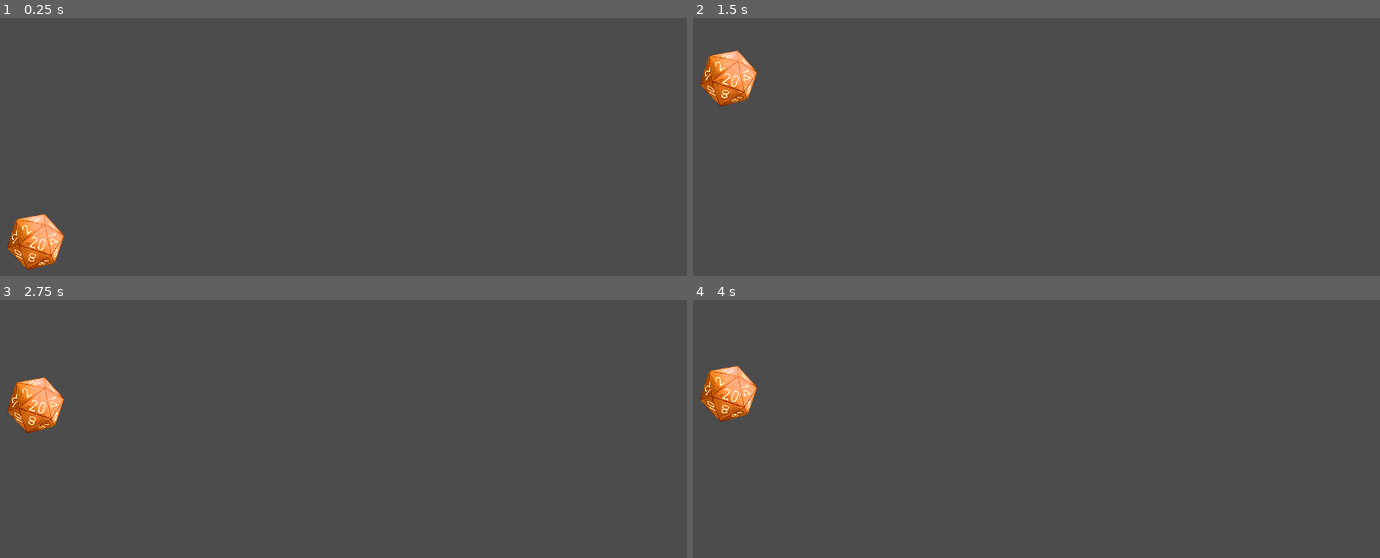
Above: before the commit, frames 1-4 (two rows, left to right).
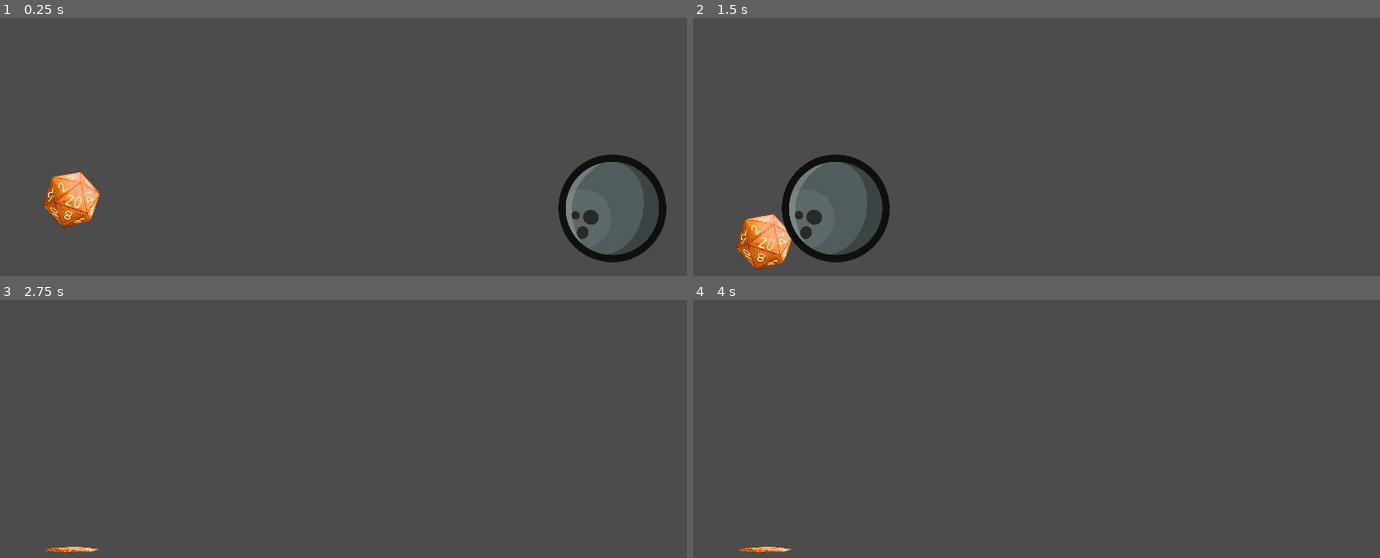
Above: after the commit, the same moments.

Repository: Loupine/DiceRoll2D
Game: Godot game, scene res://World/World.tscn
Same seed, same stepped clock (60 frames per second), same inputs: the game is played once before the commit and once after it.
Inputs:
- Up to frame 1 (0.25 s): no input
- Up to frame 2 (1.5 s): hold Space (jump) 0.53-1.28 s; tap Space (jump) at 1.35 s
- Up to frame 3 (2.75 s): tap Space (jump) at 1.52, 1.82 s; hold Space (jump) from 2.03 s (still down)
- Up to frame 4 (4 s): release Space (jump) at 2.78 s; tap Space (jump) at 2.85, 3.02, 3.32 s; hold Space (jump) from 3.53 s (still down)

The runs differ from the first frame. In frame 1, 5.1% of the frame differs, in the area x 1-97%, y 52-98%; in frame 2, 5.0%; in frame 3, 1.4%; in frame 4, 1.4%.

Commit message:
Add ball obstacle that can kill the player

Diff:
--- /dev/null
+++ b/project/Obstacles/BallObstacle.gd
@@ -0,0 +1,15 @@
+extends KinematicBody2D
+
+
+var velocity := Vector2.ZERO
+
+
+func _physics_process(_delta : float)-> void:
+	velocity.y = 0
+	velocity.x = -700
+	velocity = move_and_slide(velocity, Vector2.UP)
+
+
+func _on_BallArea_body_entered(body : PhysicsBody2D)-> void:
+	if body.is_in_group("Player"):
+		body.call("die")
--- /dev/null
+++ b/project/Obstacles/BallObstacle.tscn
@@ -0,0 +1,67 @@
+[gd_scene load_steps=7 format=2]
+
+[ext_resource path="res://Obstacles/ObstacleSprites/bowling_ball.png" type="Texture" id=1]
+[ext_resource path="res://Obstacles/BallObstacle.gd" type="Script" id=2]
+
+[sub_resource type="CircleShape2D" id=1]
+radius = 92.0217
+
+[sub_resource type="Animation" id=2]
+length = 0.001
+tracks/0/type = "value"
+tracks/0/path = NodePath("Sprite:rotation_degrees")
+tracks/0/interp = 1
+tracks/0/loop_wrap = true
+tracks/0/imported = false
+tracks/0/enabled = true
+tracks/0/keys = {
+"times": PoolRealArray( 0 ),
+"transitions": PoolRealArray( 1 ),
+"update": 0,
+"values": [ 0.0 ]
+}
+
+[sub_resource type="Animation" id=3]
+resource_name = "Rolling"
+length = 10.0
+tracks/0/type = "value"
+tracks/0/path = NodePath("Sprite:rotation_degrees")
+tracks/0/interp = 1
+tracks/0/loop_wrap = true
+tracks/0/imported = false
+tracks/0/enabled = true
+tracks/0/keys = {
+"times": PoolRealArray( 0, 10 ),
+"transitions": PoolRealArray( 1, 1 ),
+"update": 0,
+"values": [ 0.0, -2880.0 ]
+}
+
+[sub_resource type="CircleShape2D" id=4]
+radius = 101.005
+
+[node name="BallObstacle" type="KinematicBody2D"]
+collision_layer = 2
+collision_mask = 3
+script = ExtResource( 2 )
+
+[node name="Sprite" type="Sprite" parent="."]
+scale = Vector2( 0.5, 0.5 )
+texture = ExtResource( 1 )
+
+[node name="BallCollision" type="CollisionShape2D" parent="."]
+shape = SubResource( 1 )
+
+[node name="AnimationPlayer" type="AnimationPlayer" parent="."]
+autoplay = "Rolling"
+anims/RESET = SubResource( 2 )
+anims/Rolling = SubResource( 3 )
+
+[node name="BallArea" type="Area2D" parent="."]
+collision_layer = 2
+collision_mask = 3
+
+[node name="AreaCollision" type="CollisionShape2D" parent="BallArea"]
+shape = SubResource( 4 )
+
+[connection signal="body_entered" from="BallArea" to="." method="_on_BallArea_body_entered"]
--- a/project/Player/Player.gd
+++ b/project/Player/Player.gd
@@ -1,20 +1,31 @@
 extends KinematicBody2D
 
 
-const GRAVITY := 0.098
-const JUMP_FORCE := 8
+const GRAVITY := 0.98
+const JUMP_FORCE := 25
 
-var has_touched_floor := true
+var has_touched_floor := false
+var is_alive := true
 var velocity := Vector2.ZERO
+
+onready var playerCollision : CollisionShape2D = get_node("CollisionShape2D")
 
 
 func _physics_process(delta : float):
-	velocity.y = GRAVITY / delta if is_on_floor() else velocity.y + GRAVITY / delta
+	if is_alive:
+		velocity.y = GRAVITY / delta if is_on_floor() else velocity.y + GRAVITY / delta
 
-	if Input.is_action_pressed("jump") and has_touched_floor:
-		velocity.y = -JUMP_FORCE / delta
-		has_touched_floor = false
-	if is_on_floor():
-		has_touched_floor = true
+		if Input.is_action_pressed("jump") and has_touched_floor:
+			velocity.y = -JUMP_FORCE / delta
+			has_touched_floor = false
+		if is_on_floor():
+			has_touched_floor = true
 
 	velocity = move_and_slide(velocity, Vector2.UP)
+
+
+func die()-> void:
+	playerCollision.call_deferred("set_disabled", true)
+	scale.y = .10
+	position.y = 590
+	is_alive = false
--- a/project/Player/Player.tscn
+++ b/project/Player/Player.tscn
@@ -6,7 +6,7 @@
 [sub_resource type="CircleShape2D" id=1]
 radius = 53.6004
 
-[node name="Player" type="KinematicBody2D"]
+[node name="Player" type="KinematicBody2D" groups=["Player"]]
 script = ExtResource( 2 )
 
 [node name="Sprite" type="Sprite" parent="."]
--- a/project/World/World.tscn
+++ b/project/World/World.tscn
@@ -1,25 +1,33 @@
-[gd_scene load_steps=3 format=2]
+[gd_scene load_steps=4 format=2]
 
 [ext_resource path="res://Player/Player.tscn" type="PackedScene" id=1]
+[ext_resource path="res://Obstacles/BallObstacle.tscn" type="PackedScene" id=2]
 
 [sub_resource type="RectangleShape2D" id=1]
-extents = Vector2( 639.5, 24 )
+extents = Vector2( 1197, 24 )
 
 [node name="World" type="Node2D"]
 
 [node name="Floor" type="StaticBody2D" parent="."]
 position = Vector2( 648, 617 )
+collision_layer = 5
+collision_mask = 5
 
 [node name="FloorCollision" type="CollisionShape2D" parent="Floor"]
-position = Vector2( -8.5, 0 )
+position = Vector2( 42, 0 )
 shape = SubResource( 1 )
 
 [node name="Ceiling" type="StaticBody2D" parent="."]
 position = Vector2( 648, 617 )
+collision_layer = 5
+collision_mask = 5
 
 [node name="CeilingCollision" type="CollisionShape2D" parent="Ceiling"]
-position = Vector2( -8, -594 )
+position = Vector2( 23, -594 )
 shape = SubResource( 1 )
 
 [node name="Player" parent="." instance=ExtResource( 1 )]
-position = Vector2( 66, 529 )
+position = Vector2( 133, 343 )
+
+[node name="BallObstacle" parent="." instance=ExtResource( 2 )]
+position = Vector2( 1316, 477 )
Binary file added: project/Obstacles/ObstacleSprites/bowling_ball.png
Not shown, added: project/Obstacles/ObstacleSprites/bowling_ball.png.import
